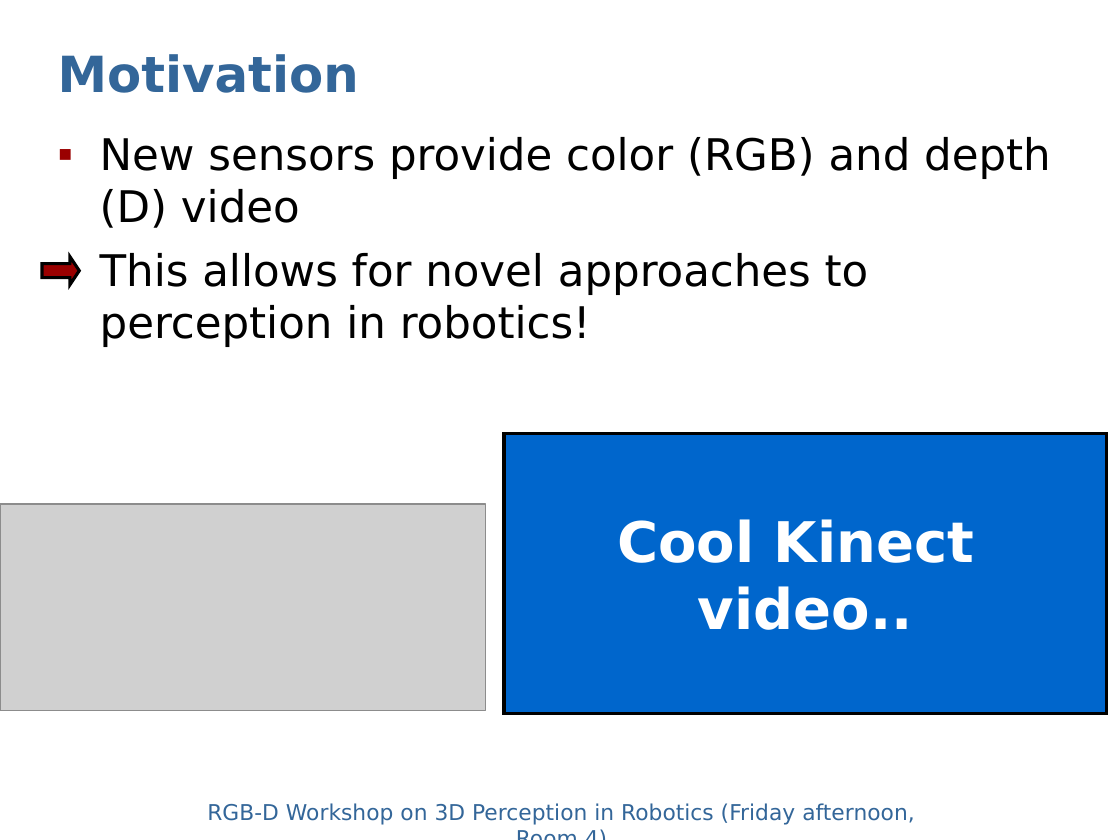
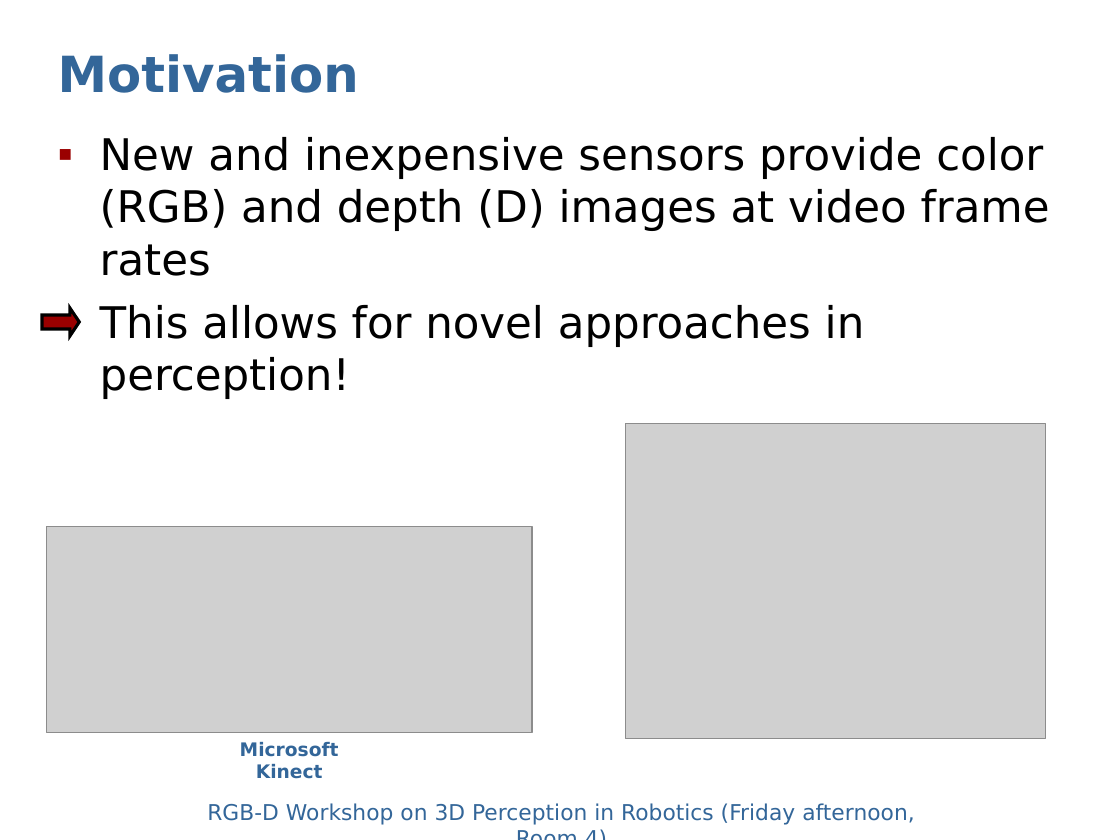
Before and after one commit to dejanpan/rgbd2011, a slide deck: slide 2 of presentations/sturm11rgbd-spotlight.ppt. Drawn at 1120x840 pixels with LibreOffice and Linux fonts; fonts in the diff are those of the drawing; grey boxes stand for pictures. Boxes give left, top, right and bottom in pixels: in the first picture for what was removed or moved away, otherwise in the second. Text is boxed around its words. In the diff, an @@ line names an element or a change of style, - is before the commit and + after.

Commit message:
update

```diff
--- a/presentations/sturm11rgbd-spotlight.ppt
+++ b/presentations/sturm11rgbd-spotlight.ppt
@@ text at <box>100,137,1050,399</box>: text changed @@
-▪ New sensors provide color (RGB) and depth (D) video
-▪ This allows for novel approaches to perception in robotics!
+▪ New and inexpensive sensors provide color (RGB) and depth (D) images at video frame rates
+▪ This allows for novel approaches in perception!
@@ right arrow: place and size @@
-right arrow at <box>43,256,80,284</box>
+right arrow at <box>43,308,80,336</box>
@@ rectangle removed at <box>504,433,1107,713</box> @@
-Cool Kinect
-video..
@@ picture added at <box>625,423,1045,738</box> @@
@@ picture: place and size @@
-picture at <box>0,504,485,710</box>
+picture at <box>47,526,532,732</box>
@@ text added at <box>240,742,339,779</box>, 12 pt, text #336699, bold @@
+Microsoft Kinect
```
Also in this commit, not shown: 1 other slide changed.
